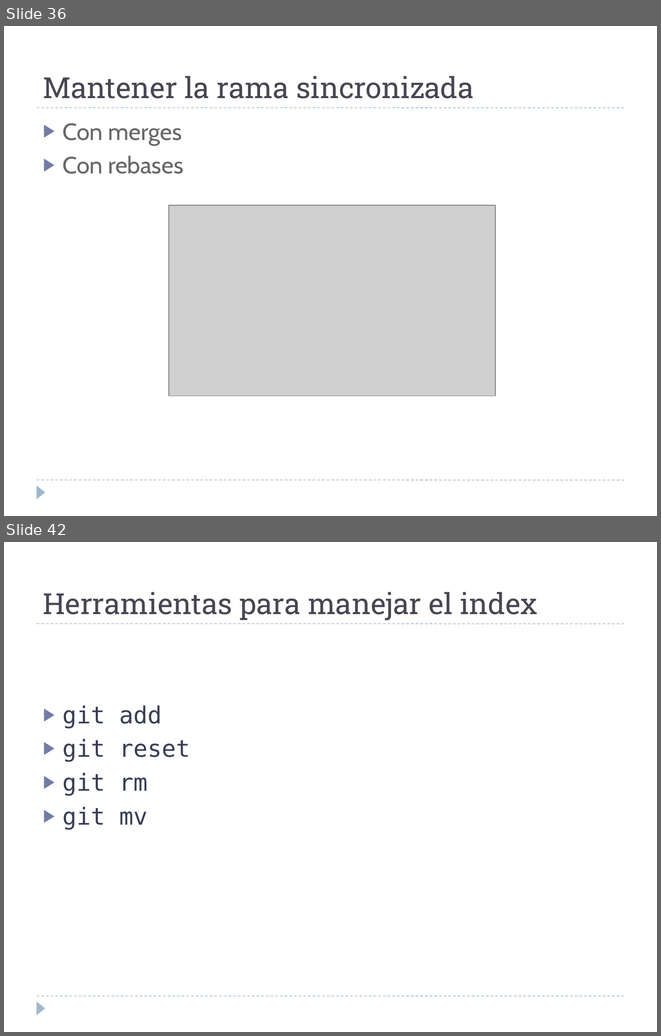
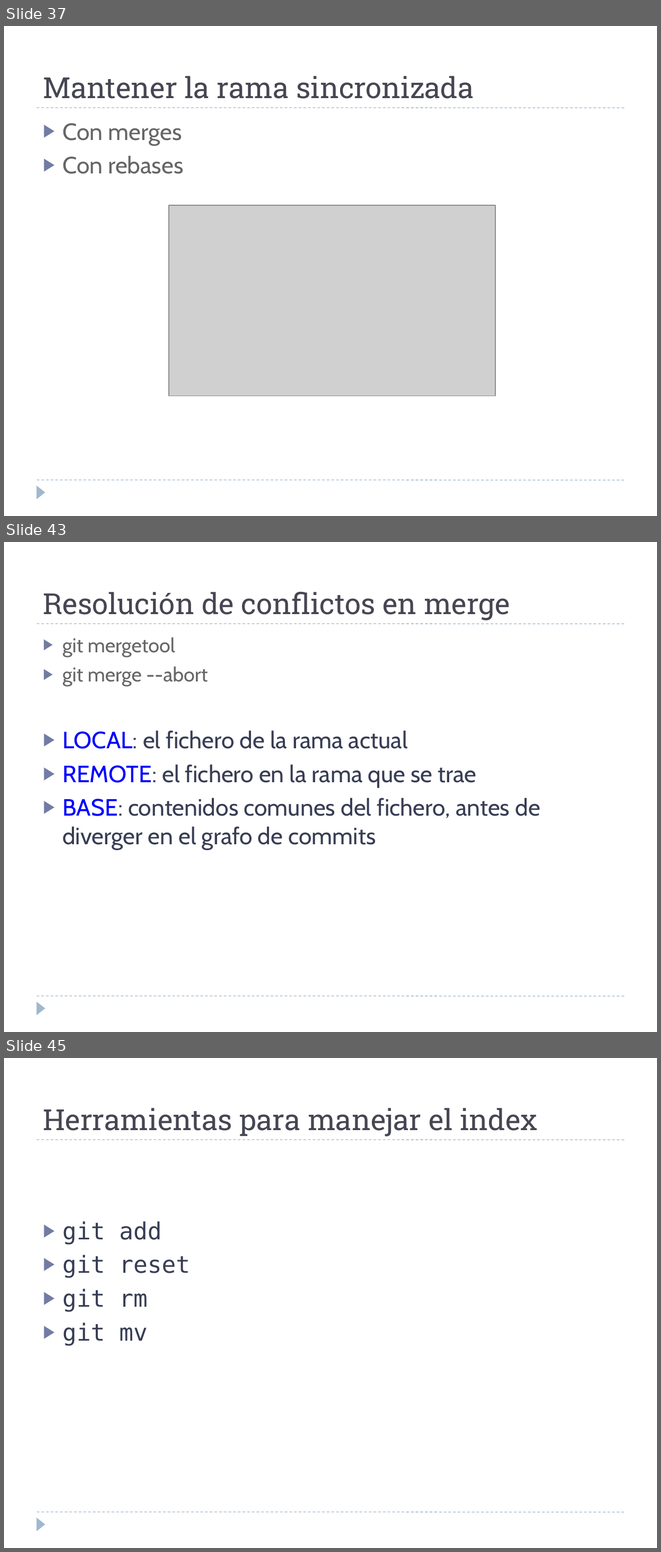
Before and after one commit to martina-if/curso_git, a slide deck: GIT.ppt. Shown one above the other, each under a label of ours: slides 36 and 42 before the commit, slides 37, 43 and 45 after it; the slides between them are not shown. The pictures are 661x1036 and 661x1552 pixels, drawn with LibreOffice and Linux fonts; fonts in the diff are those of the drawing; grey boxes stand for pictures. Boxes give left, top, right and bottom in pixels: in the first picture for what was removed or moved away, otherwise in the second. Text is boxed around its words. In the diff, an @@ line names an element or a change of style, - is before the commit and + after.

```diff
--- a/GIT.ppt
+++ b/GIT.ppt
@@ slide 43 added at (4,542,657,1032), background #FFFFFF; not listed: 3 template elements that a slide beside it also shows @@
@@ text added at (43,591,510,620), 32 pt, text #464653 @@
+Resolución de conflictos en merge
@@ text added at (62,637,540,849), 26 pt, text #373D54 @@
+▶ git mergetool
+▶ git merge --abort
+▶ LOCAL: el fichero de la rama actual
+▶ REMOTE: el fichero en la rama que se trae
+▶ BASE: contenidos comunes del fichero, antes de diverger en el grafo de commits
@@ what was slide 36 is now slide 37 @@
@@ what was slide 42 is now slide 45 @@
```
Also in this commit, not shown: 8 slides changed, 4 other slides added, 2 slides removed.
